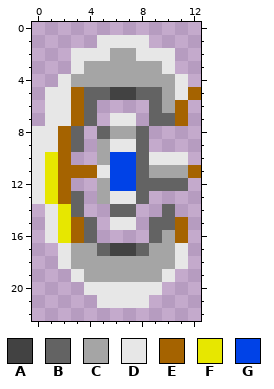
Two states of a pixel-art sprite, game-projects/r-type/objects/enemies/01/shell/images/shell_4.png. Above, as it was before the edit.
The file is 13x23 pixels.
Palette (. is transparent): A #424242  B #636363  C #a5a5a5  D #e7e7e7  E #a56300  F #e7e700  G #0042e7
Pixels before, first column x 0:
 1 .....DDDD....
 2 ...DDDCCDDD..
 3 ...DCCCCCCD..
 4 ..DCCCCCCCCD.
 5 .DDEBBAABBCDE
 6 .DDEB....BCE.
 7 .DDEB.DD.BBE.
 8 DDEB.BCCB....
 9 DDEB.CDDB....
10 DFE..CGGBDDD.
11 DFEEEDGGBCCCE
12 DFE..CGGBBBB.
13 DFEB.CDDB....
14 .DFB..BB..B..
15 .DFEB.DD.BBE.
16 .DFEB....BCE.
17 ..DCCBAABCCD.
18 ..DCCCCCCCCD.
19 ...DCCCCCCD..
20 ....DDDDDD...
21 .....DDDD....
Now the later version:
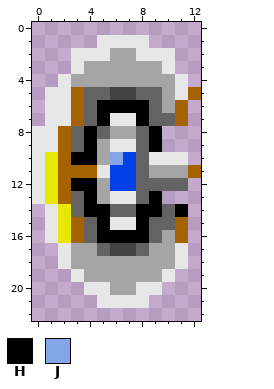
Colours new in this view: H #000000  J #84a5e7
Author's note on the commit: Shell tweaks + arcade palette
What changed:
Changed rows in their new state; - is an unchanged pixel.
first column x 3:
 6 --HHHH---
 7 --H--H---
 8 -H----H--
 9 -H----H--
10 HH-J-----
12 HH-------
13 -H----H--
14 -HH--HH-H
15 --H--H---
16 --HHHH---
first column x 6:
20 CC
